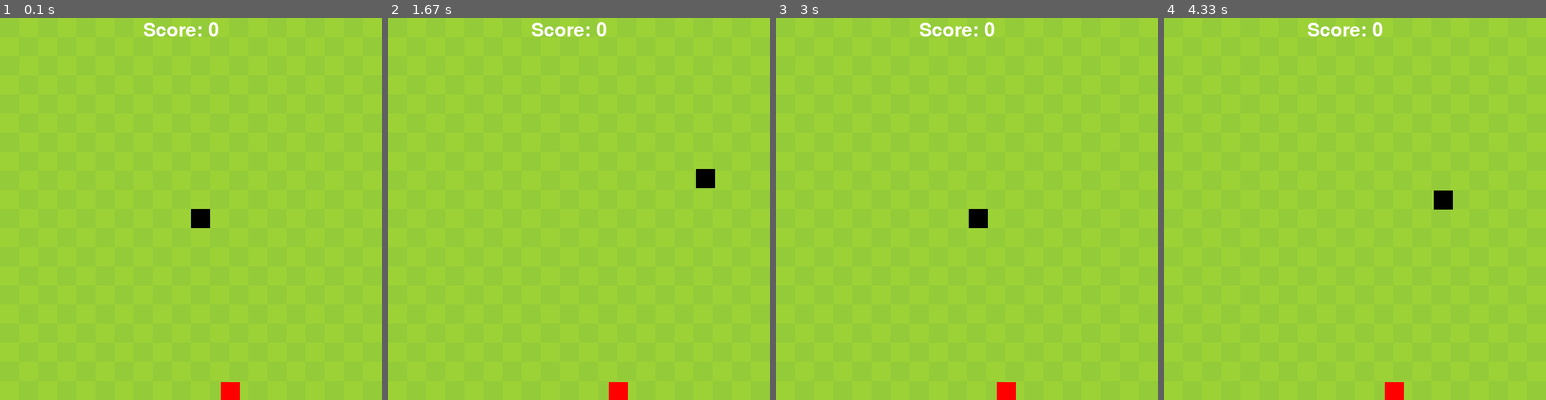
Above: before the commit, frames 1-4 (left to right).
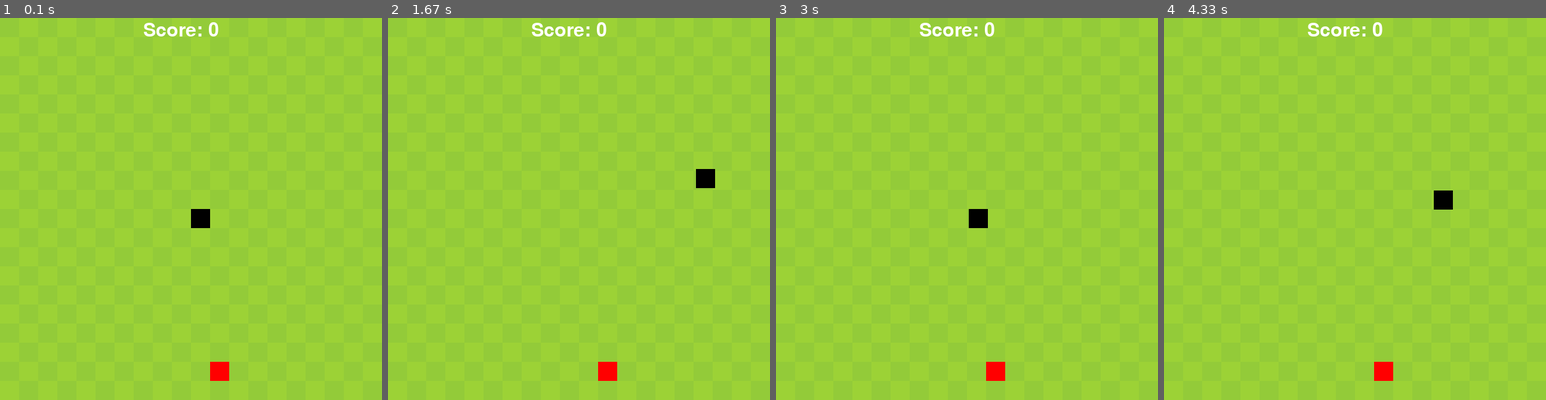
Above: after the commit, the same moments.

Repository: RichieSolo/PyGame-Snake
Game: pygame game, started from Snake Game.py
Two runs of this game, one before a commit and one after it. Both use one fixed random seed, a clock stepped at 60 frames per second and the inputs below.
Inputs:
- Up to frame 1 (0.1 s): no input
- Up to frame 2 (1.67 s): hold D 0.33-0.8 s; hold W 0.83-1.13 s; hold D 1.17-1.63 s
- Up to frame 3 (3 s): hold A 1.67-2.2 s; hold S 2.23-2.53 s; hold A 2.57-2.97 s
- Up to frame 4 (4.33 s): hold W 3-3.37 s; hold D 3.4-4.03 s; hold S from 4.07 s (still down)

The runs differ from the first frame. In frame 1, 0.5% of the frame differs, in the area x 55-63%, y 90-100%; in frame 2, 0.5%; in frame 3, 0.5%; in frame 4, 0.5%.

Commit message:
Update Snake Game.py

Diff:
--- a/Snake Game.py
+++ b/Snake Game.py
@@ -25,8 +25,8 @@
 movement_speed = 200
 
 #Food Specifications
-food_pos_x = random.randrange(0, 640, 10)
-food_pos_y = random.randrange(0, 640, 10)
+food_pos_x = random.randrange(0, 640 - pixels, 32)
+food_pos_y = random.randrange(0, 640 - pixels, 32)
 
 #Pygame Setup
 pygame.init()
@@ -106,8 +106,8 @@
     if distance_head_food < 10:
         score_value += 1
         draw(screen)
-        food_pos_x = random.randrange(0, 640, 10)
-        food_pos_y = random.randrange(0, 640, 10)
+        food_pos_x = random.randrange(0, 640 - pixels, 32)
+        food_pos_y = random.randrange(0, 640 - pixels, 32)
         spawn_food(food_pos_x, food_pos_y)
 
 #Scoreboard
